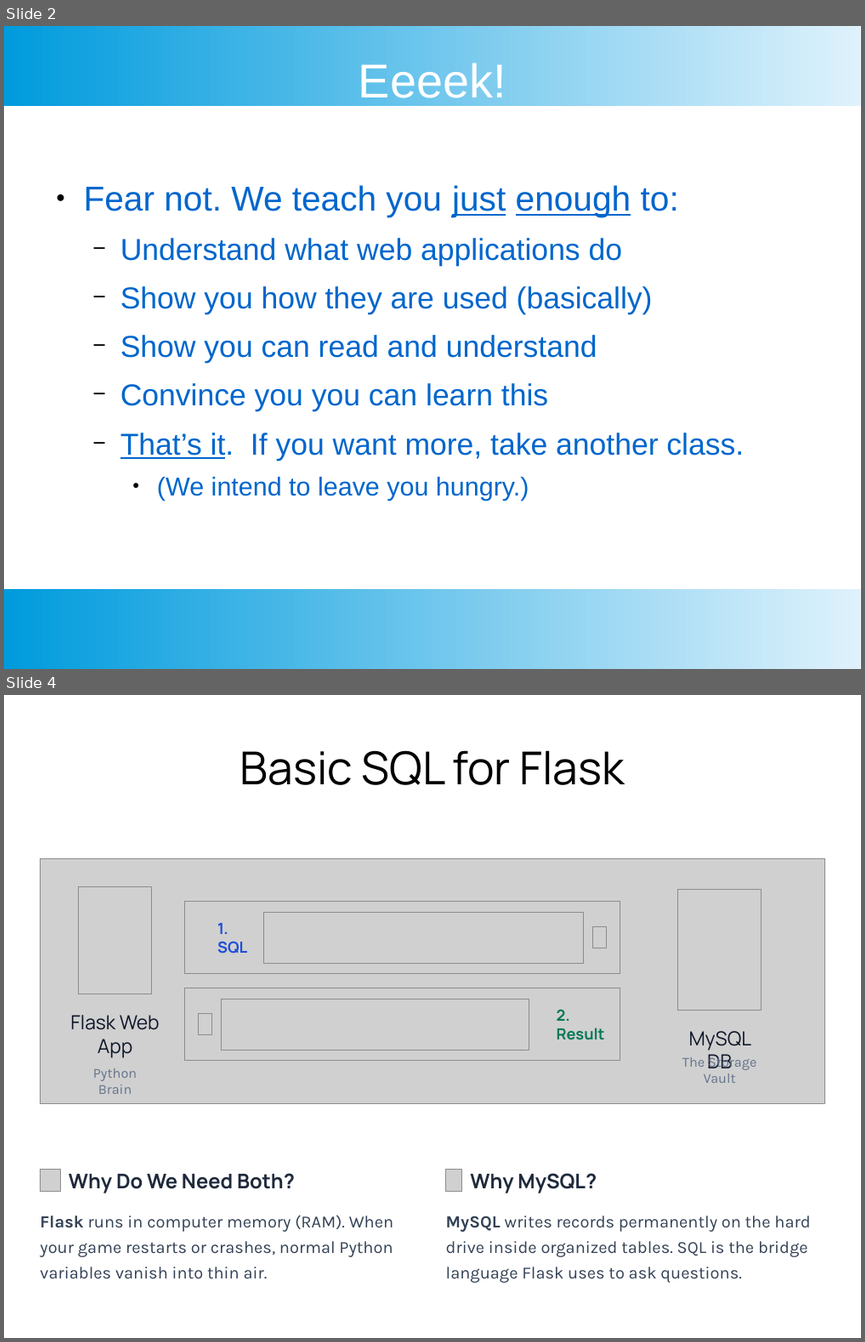
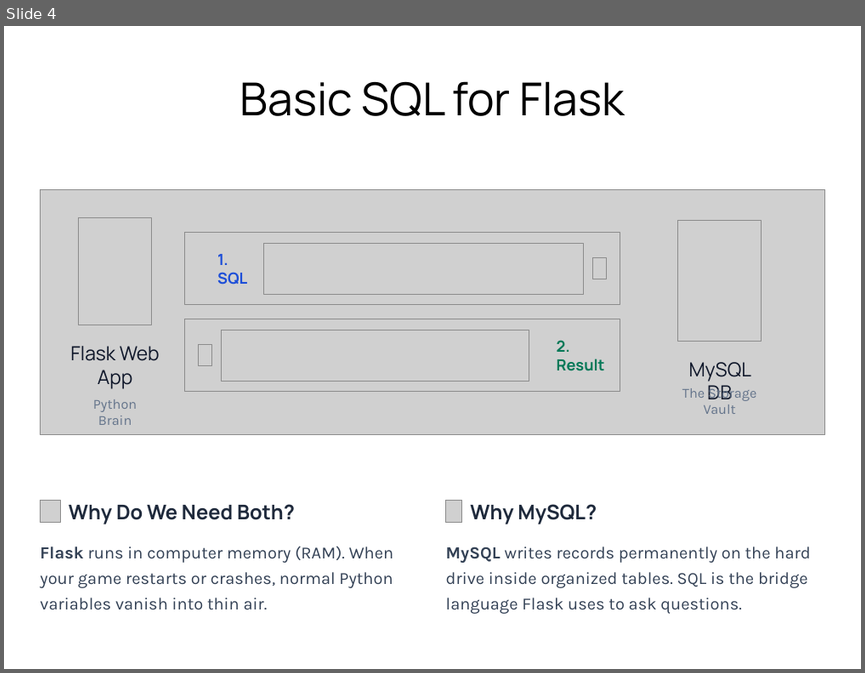
Before and after one commit to benjaminisi/EscapeRoomFlaskLesson, a slide deck: Documents/slides/4sql.odp. Shown one above the other, each under a label of ours: slides 2 and 4 before the commit, slide 4 after it; the slides between them are not shown. The pictures are 865x1342 and 865x673 pixels, drawn with LibreOffice and Linux fonts; fonts in the diff are those of the drawing; grey boxes stand for pictures; background and template pictures are left out. Boxes give left, top, right and bottom in pixels: in the first picture for what was removed or moved away, otherwise in the second. Text is boxed around its words. In the diff, an @@ line names an element or a change of style, - is before the commit and + after.

```diff
--- a/Documents/slides/4sql.odp
+++ b/Documents/slides/4sql.odp
@@ slide 2 removed at (4, 26, 861, 669), background #FFFFFF @@
@@ rectangle removed at (4, 26, 861, 106) @@
@@ title removed at (358, 63, 506, 98) @@
-Eeeek!
@@ text removed at (84, 185, 744, 500) @@
-● Fear not. We teach you just enough to:
-  − Understand what web applications do
-  − Show you how they are used (basically)
-  − Show you can read and understand
-  − Convince you you can learn this
-  − That’s it. If you want more, take another class.
-    ● (We intend to leave you hungry.)
@@ rectangle removed at (4, 589, 861, 669) @@
```
Also in this commit, not shown: 2 slides changed, 2 slides added, 1 other slide removed.
